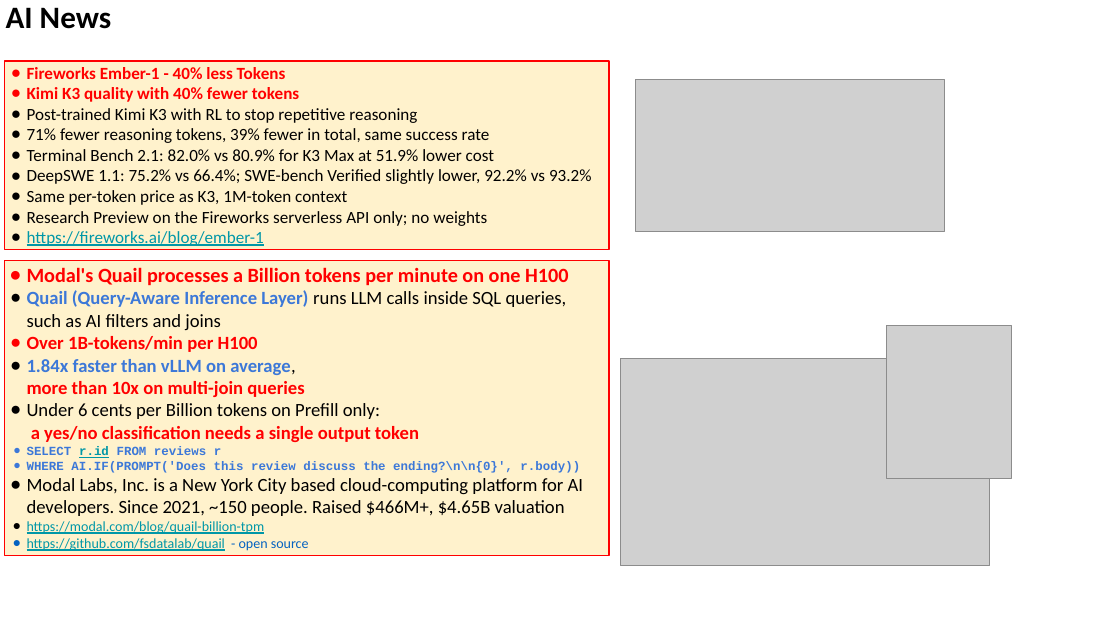
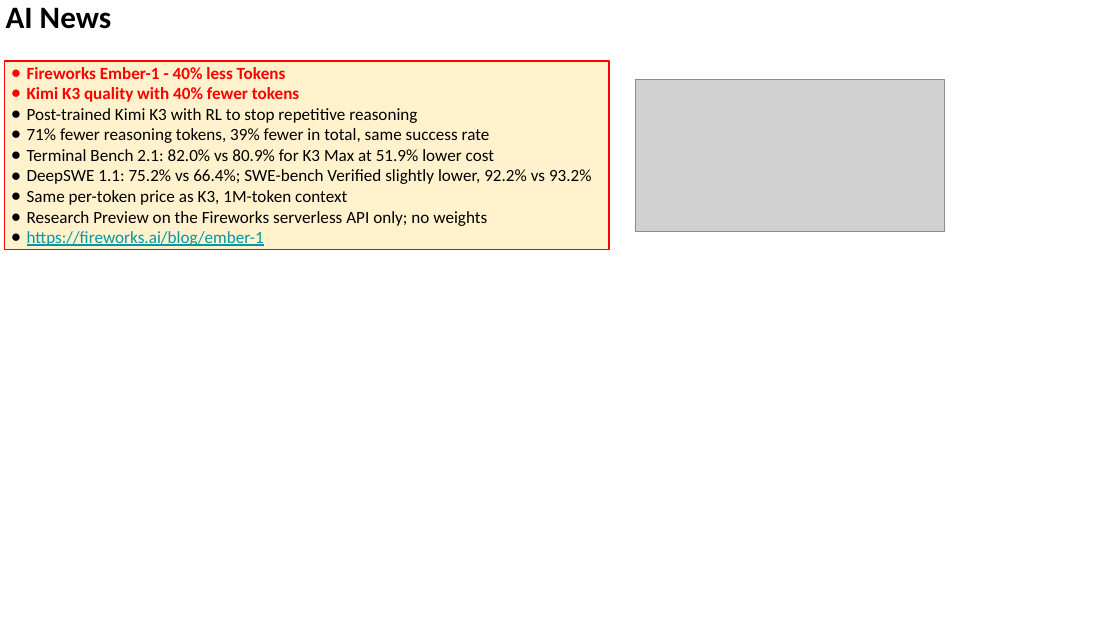
Before and after one commit to lselector/seminar, a slide deck: slide 17 of 2026/2026-10-02-AI-News.pptx (slide 16 before the commit). Drawn at 1120x630 pixels with LibreOffice and Linux fonts; fonts in the diff are those of the drawing; grey boxes stand for pictures. Boxes give left, top, right and bottom in pixels: in the first picture for what was removed or moved away, otherwise in the second. Text is boxed around its words. In the diff, an @@ line names an element or a change of style, - is before the commit and + after.

```diff
--- a/2026/2026-10-02-AI-News.pptx
+++ b/2026/2026-10-02-AI-News.pptx
@@ rectangle removed at (4, 261, 609, 556) @@
-● Modal's Quail processes a Billion tokens per minute on one H100
-● Quail (Query-Aware Inference Layer) runs LLM calls inside SQL queries,
-  such as AI filters and joins
-● Over 1B-tokens/min per H100
-● 1.84x faster than vLLM on average,
-  more than 10x on multi-join queries
-● Under 6 cents per Billion tokens on Prefill only:
-  a yes/no classification needs a single output token
-● SELECT r.id FROM reviews r
-● WHERE AI.IF(PROMPT('Does this review discuss the ending?\n\n{0}', r.body))
-● Modal Labs, Inc. is a New York City based cloud-computing platform for AI developers. Since 2021, ~150 people. Raised $466M+, $4.65B valuation
-● https://modal.com/blog/quail-billion-tpm
-● https://github.com/fsdatalab/quail - open source
@@ picture removed at (887, 326, 1011, 478) @@
@@ picture removed at (620, 358, 990, 566) @@
```
Also in this commit, not shown: 9 other slides changed, 6 slides added.
